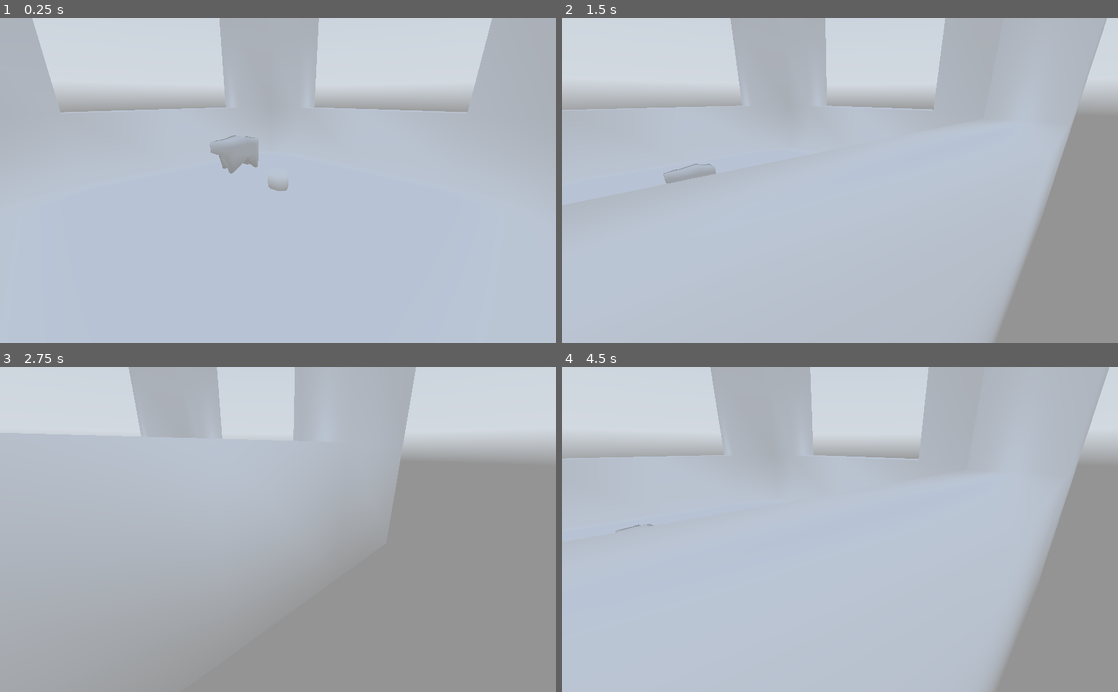
Above: before the commit, frames 1-4 (two rows, left to right).
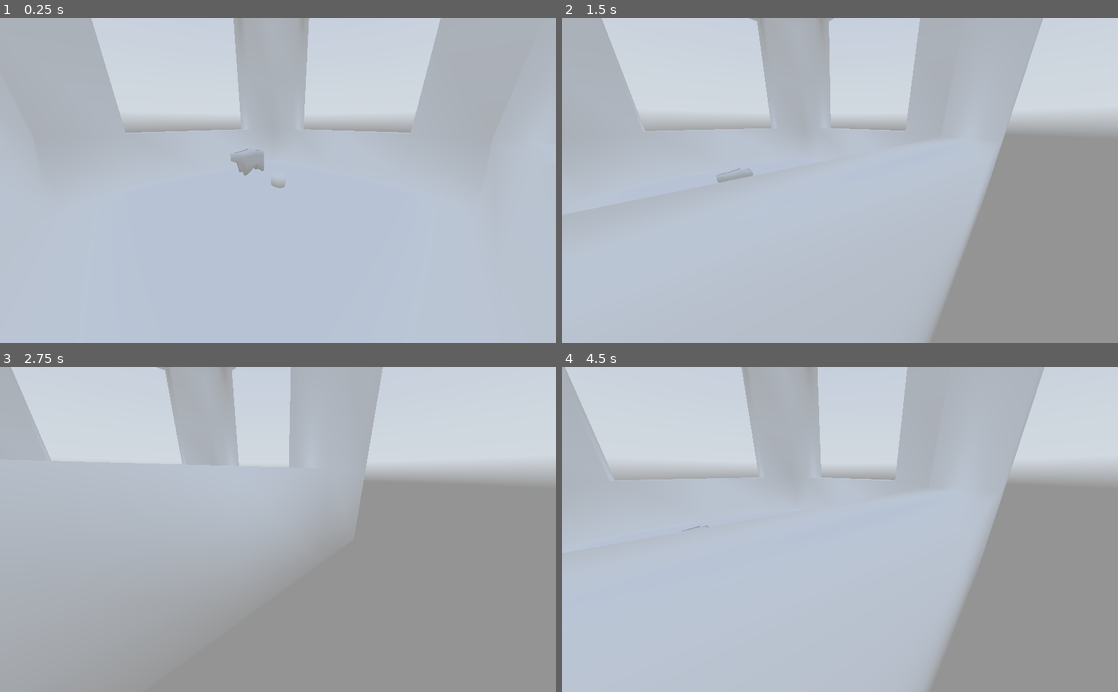
Above: after the commit, the same moments.

Repository: TheHyperMagi/Shepherd
Game: Godot game, scene res://Scenes/Field.tscn
The game is run twice, just before and just after one commit, with the same random seed, the same clock (stepped at 60 frames per second) and the same inputs. A sky picture missing from this copy of the repository is replaced by a grey-blue gradient.
Inputs (mouse positions are in pixels of both pictures, inside the frame that each line leads up to):
- Up to frame 1 (0.25 s): no input
- Up to frame 2 (1.5 s): move the mouse to (962, 164) at 0.52 s; hold D (move_right) 0.53-1.28 s; tap Mouse wheel up (zoom_in) at 0.6 s; move the mouse to (728, 196) at 1.27 s; hold S (move_backwards) from 1.28 s (still down); tap Mouse wheel down (zoom_out) at 1.35 s
- Up to frame 3 (2.75 s): move the mouse to (333, 458) at 2.02 s; release S (move_backwards) at 2.03 s; hold D (move_right) from 2.03 s (still down); tap Mouse wheel up (zoom_in) at 2.1 s
- Up to frame 4 (4.5 s): move the mouse to (812, 594) at 2.77 s; release D (move_right) at 2.78 s; hold W (move_forwards) 2.78-3.53 s; tap Mouse wheel down (zoom_out) at 2.85, 4.35 s; move the mouse to (1006, 578) at 3.52 s; hold A (move_left) from 3.53 s (still down); tap Mouse wheel up (zoom_in) at 3.6 s; move the mouse to (673, 480) at 4.27 s

The runs differ from the first frame. In frame 1, 9.1% of the frame differs, in the area x 5-89%, y 0-54%; in frame 2, 19%, in the area x 0-100%, y 0-100%; in frame 3, 10%; in frame 4, 18%.

Commit message:
less polling

Diff:
--- a/Shepherd/Scenes/Field.tscn
+++ b/Shepherd/Scenes/Field.tscn
@@ -20,6 +20,7 @@
 
 [node name="Camera" type="Camera" parent="."]
 transform = Transform( 1, 0, 0, 0, 1, 0, 0, 0, 1, 0, 10, 0 )
+fov = 90.0
 script = ExtResource( 3 )
 
 [node name="Sheep" parent="." instance=ExtResource( 1 )]
--- a/Shepherd/Scripts/Shepherd.gd
+++ b/Shepherd/Scripts/Shepherd.gd
@@ -13,7 +13,7 @@
 		Input.get_action_strength("move_backwards") - Input.get_action_strength("move_forwards")
 		).normalized()
 
-	if is_on_floor():
+	if is_on_floor() && !input:
 		velocity.x = lerp(velocity.x, 0, 10 * delta)
 		velocity.z = lerp(velocity.z, 0, 10 * delta)
 
